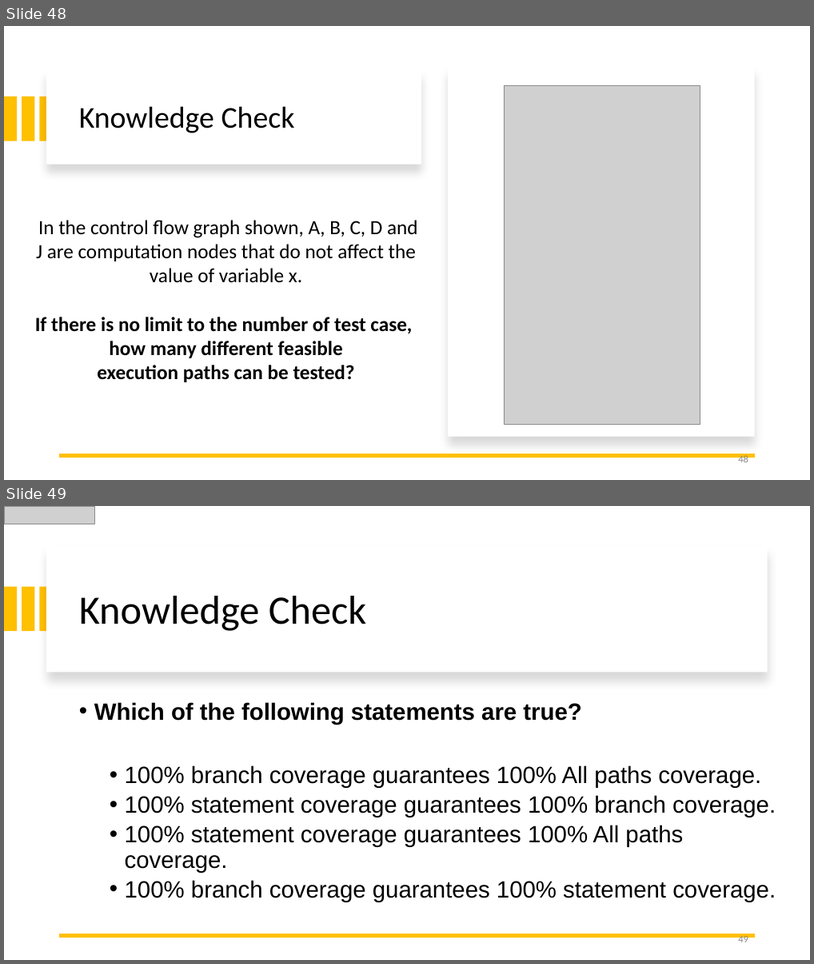
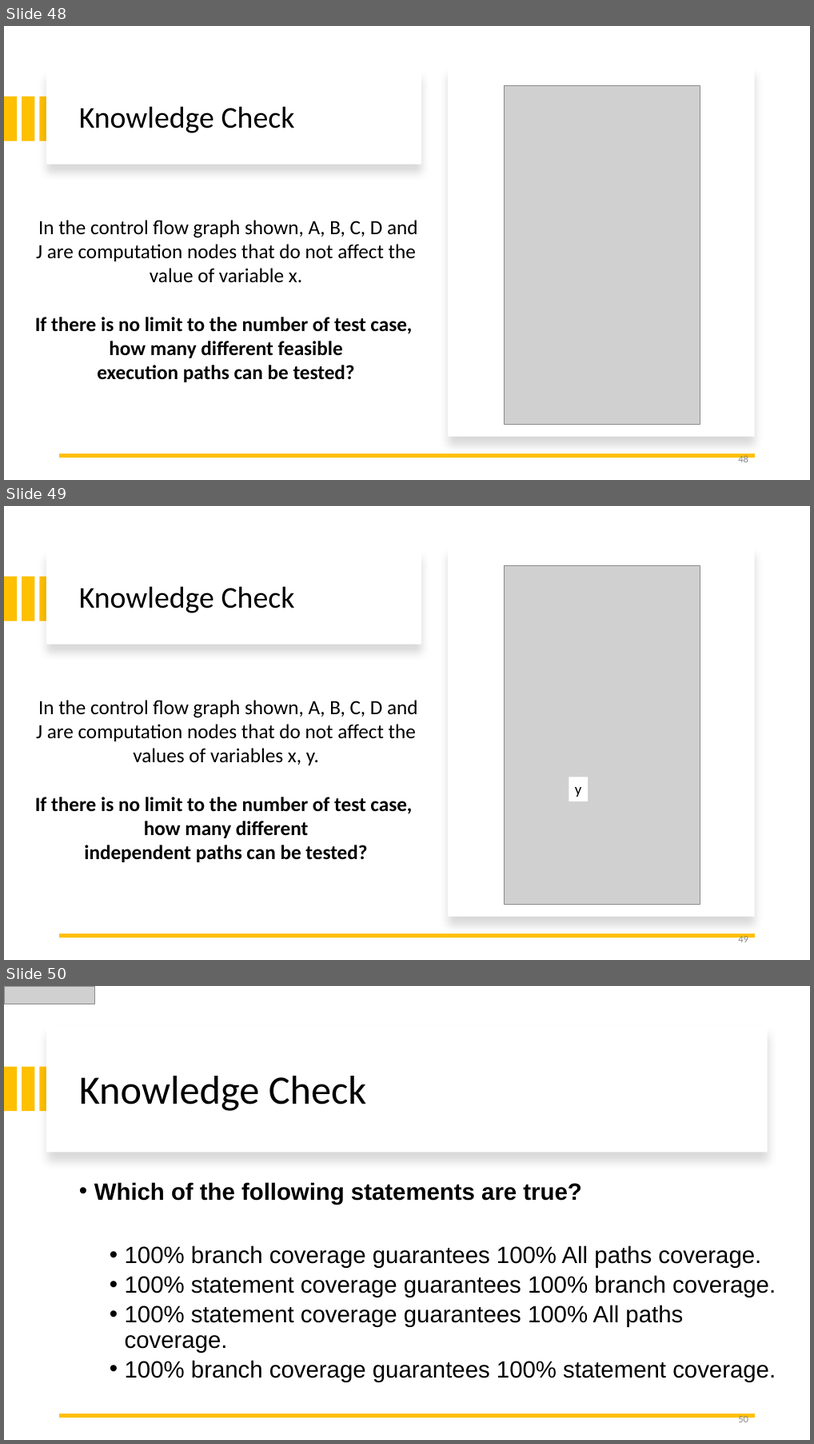
Before and after one commit to kthanasi-git/SW_Engineering, a slide deck: SOFTWARE ENGINEERING/SLIDES/14- Control Flow Testing.pptx. Shown one above the other, each under a label of ours: slides 48 and 49 before the commit, slides 48, 49 and 50 after it. The pictures are 814x964 and 814x1444 pixels, drawn with LibreOffice and Linux fonts; fonts in the diff are those of the drawing; grey boxes stand for pictures. Boxes give left, top, right and bottom in pixels: in the first picture for what was removed or moved away, otherwise in the second. Text is boxed around its words. In the diff, an @@ line names an element or a change of style, - is before the commit and + after.

Commit message:
Testing and actual test code

```diff
--- a/SOFTWARE ENGINEERING/SLIDES/14- Control Flow Testing.pptx
+++ b/SOFTWARE ENGINEERING/SLIDES/14- Control Flow Testing.pptx
@@ slide 49 added at [4, 506, 810, 960], background #FFFFFF @@
@@ rectangle added at [46, 549, 422, 644], fill #FFFFFF @@
@@ rectangle added at [449, 547, 755, 916], fill #FFFFFF @@
@@ rectangle added at [4, 576, 17, 621], fill #FFC000 @@
@@ rectangle added at [22, 576, 34, 621], fill #FFC000 @@
@@ rectangle added at [40, 576, 52, 621], fill #FFC000 @@
@@ picture added at [504, 566, 700, 904] @@
@@ title added at [79, 586, 295, 613], 36 pt, text #000000 @@
+Knowledge Check
@@ text added at [35, 700, 418, 862], 24 pt, text #000000 @@
+In the control flow graph shown, A, B, C, D and J are computation nodes that do not affect the values of variables x, y.
+If there is no limit to the number of test case, how many different independent paths can be tested?
@@ rectangle added at [569, 776, 588, 800], fill #FFFFFF, 18 pt, text #000000 @@
+y
@@ line added from (755, 936) to (60, 936), #FFC000 4.5 pt @@
@@ page number added at [738, 934, 749, 942], 12 pt, text #8C8C8C @@
+49
@@ what was slide 49 is now slide 50 @@
@@ page number at [738, 1414, 749, 1422]: text changed @@
-49
+50
```
Also in this commit, not shown: 1 slide changed, 1 other slide added, 5 other files.
